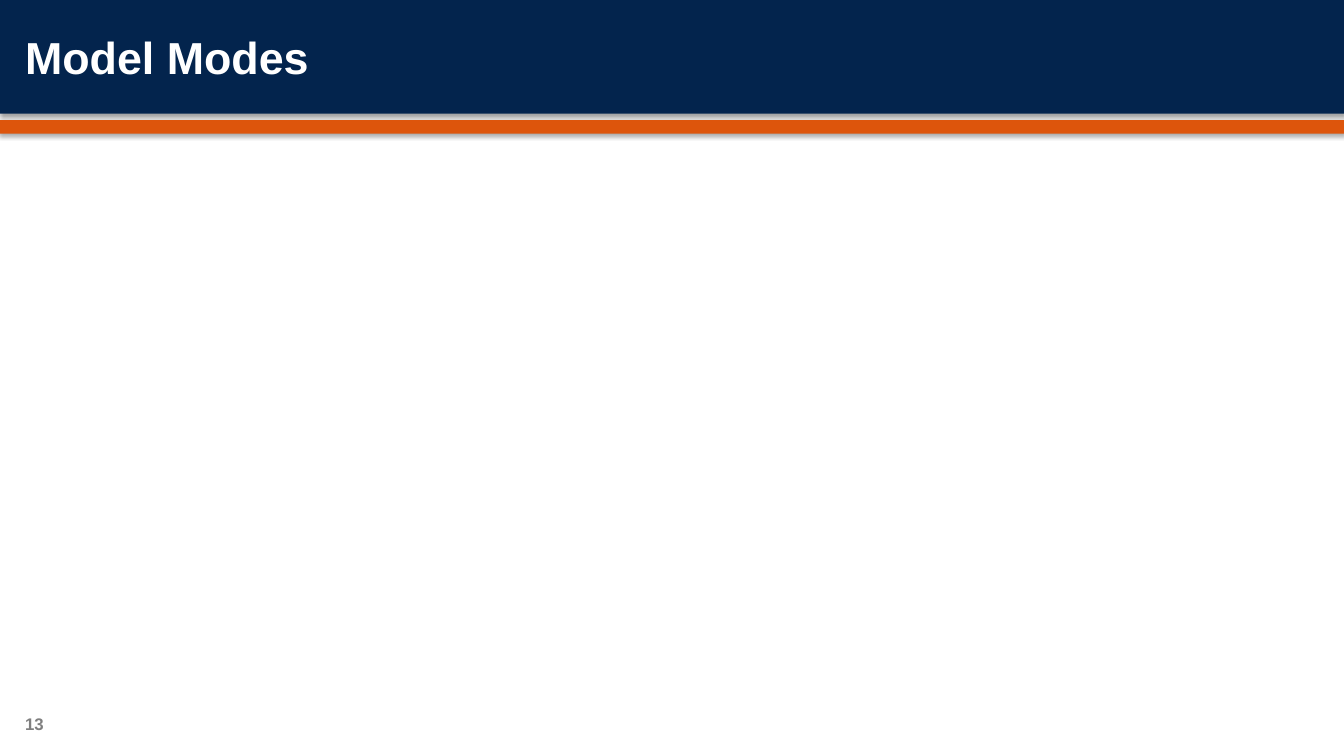
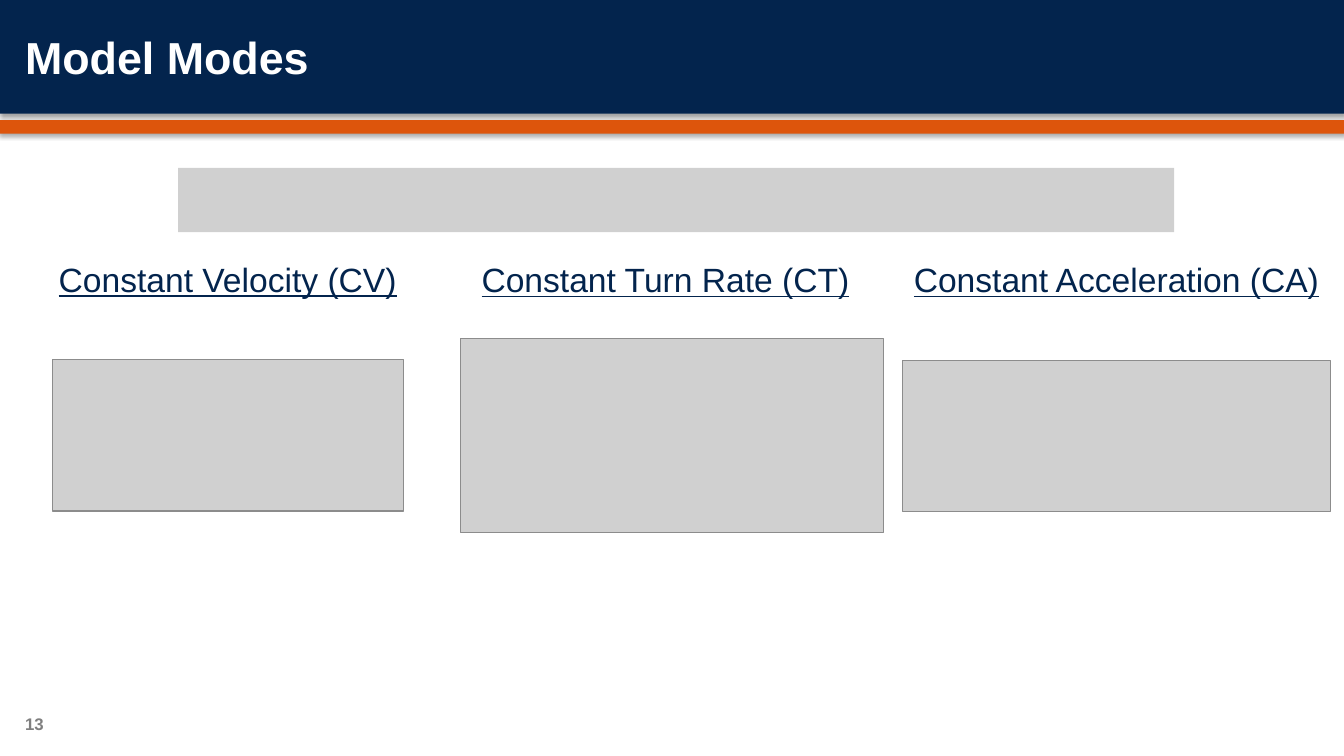
Before and after one commit to orenmillerrr/Optimal-Final-Project, a slide deck: slide 13 of report/OptimalFinalPresentation.pptx. Drawn at 1344x756 pixels with LibreOffice and Linux fonts; fonts in the diff are those of the drawing; grey boxes stand for pictures; background and template pictures are left out. Boxes give left, top, right and bottom in pixels: in the first picture for what was removed or moved away, otherwise in the second. Text is boxed around its words. In the diff, an @@ line names an element or a change of style, - is before the commit and + after.

```diff
--- a/report/OptimalFinalPresentation.pptx
+++ b/report/OptimalFinalPresentation.pptx
@@ picture added at (178,168,1175,233) @@
@@ text added at (59,267,397,299), 24 pt, text #03244D, underline @@
+Constant Velocity (CV)
@@ text added at (482,267,849,299), 24 pt, text #03244D, underline @@
+Constant Turn Rate (CT)
@@ text added at (914,267,1319,299), 24 pt, text #03244D, underline @@
+Constant Acceleration (CA)
@@ picture added at (461,339,883,532) @@
@@ picture added at (52,360,403,511) @@
@@ picture added at (903,361,1331,512) @@
```
Also in this commit, not shown: 5 other slides changed, 30 other files.
